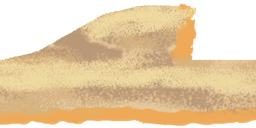
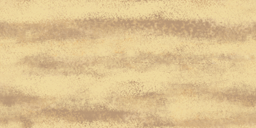
Before/after of a 256 × 128 layered artwork. What changed in the layer stack:
painted on "Brightness/Contrast 2", unmasked it over [0, 0, 256, 128]
removed layer "CheeseCake" over [0, 3, 256, 127]
